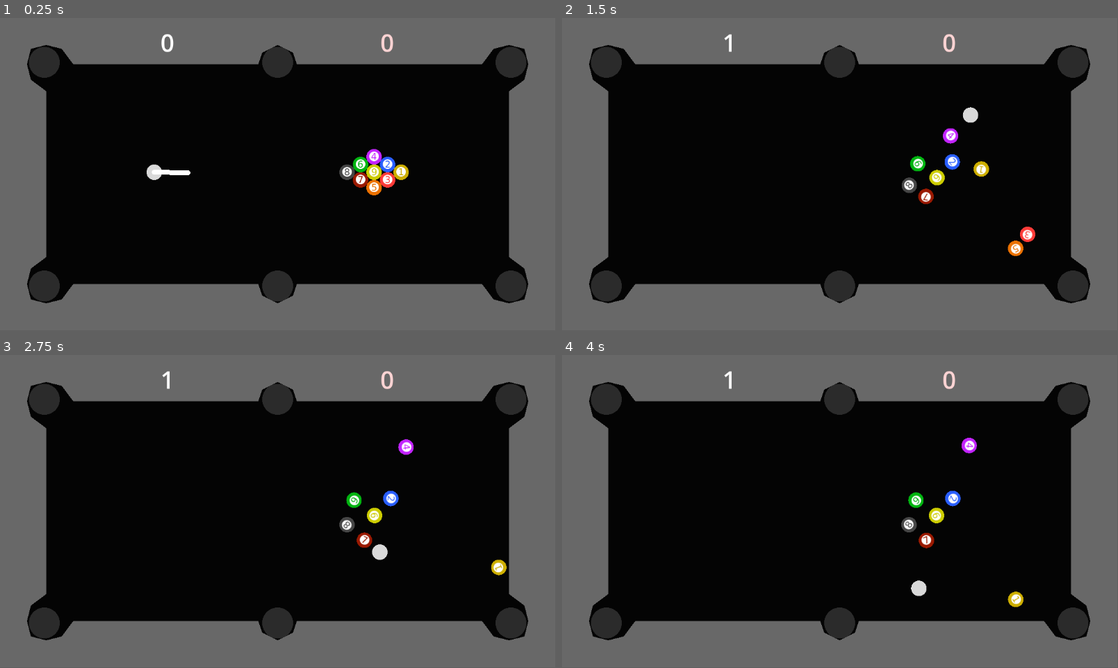
Above: before the commit, frames 1-4 (two rows, left to right).
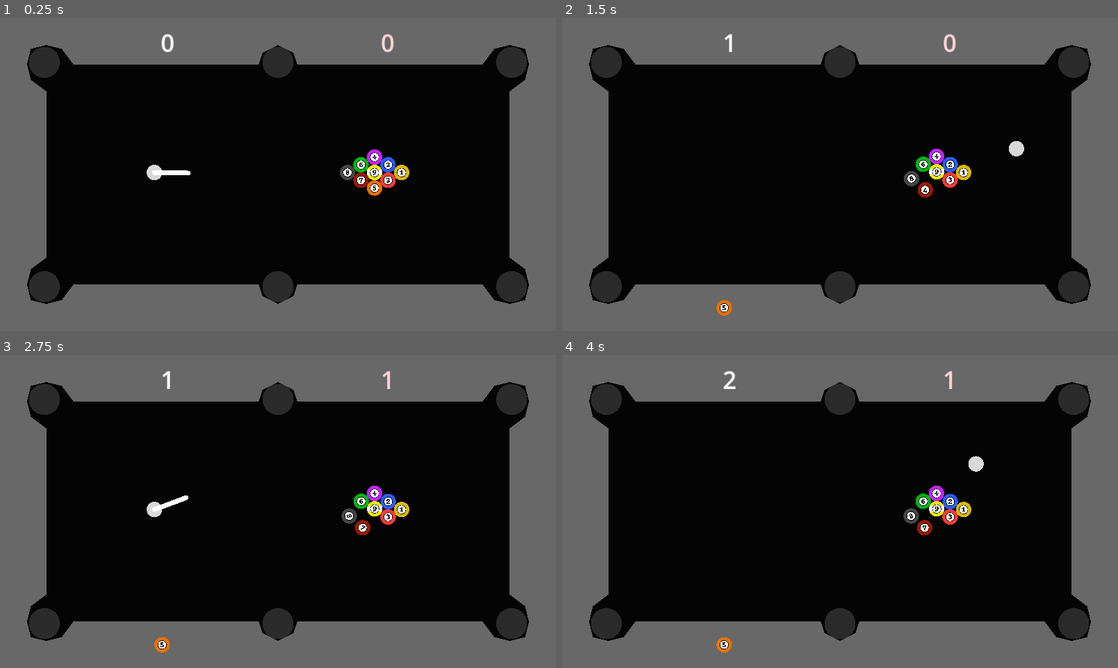
Above: after the commit, the same moments.

Repository: 8box-gd/pool-i-guess
Game: Godot game, scene res://root.tscn
Same seed, same stepped clock (60 frames per second), same inputs: the game is played once before the commit and once after it.
Inputs (mouse positions are in pixels of both pictures, inside the frame that each line leads up to):
- Up to frame 1 (0.25 s): no input
- Up to frame 2 (1.5 s): tap Enter at 0.5 s; move the mouse to (962, 158) at 0.52 s; click (962, 158) at 0.6 s; move the mouse to (728, 190) at 1.27 s; click (728, 190) at 1.35 s
- Up to frame 3 (2.75 s): move the mouse to (333, 442) at 2.02 s; click (333, 442) at 2.1 s
- Up to frame 4 (4 s): move the mouse to (812, 574) at 2.77 s; click (812, 574) at 2.85 s; move the mouse to (1006, 558) at 3.52 s; click (1006, 558) at 3.6 s
In our replay, the window is 799x449 before the commit and 800x450 after it. These sizes can differ from the game's own. Grey fills any space a smaller window leaves; there, only what the larger window draws over its background counts as a difference.

The runs differ from the first frame. In frame 1, 1.3% of the frame differs, in the area x 4-96%, y 5-92%; in frame 2, 2.5%, in the area x 4-96%, y 5-96%; in frame 3, 2.5%; in frame 4, 2.5%.

Commit message:
basically finished
pool ball sprites and some messing with physics

Diff:
--- a/normalball.gd
+++ b/normalball.gd
@@ -2,6 +2,8 @@
 
 @export var ball_ID = 0
 @export var brake_limit = 50.0
+@export var moving_damp = 0.5
+@export var brake_damp = 3.0
 
 var reset_point: Vector2 = Vector2.ZERO
 
@@ -30,11 +32,9 @@
 				emit_signal("sunk", ball_ID)
 
 	if linear_velocity.length() > brake_limit:
-		linear_damp = 0.5
-		#print("Not Damped")
+		linear_damp = moving_damp
 	else:
-		linear_damp = 3.0
-		#print("Damped")
+		linear_damp = brake_damp
 
 	if visible == false:
 		linear_damp = 10.0
--- a/poolballmaterial.tres
+++ b/poolballmaterial.tres
@@ -1,4 +1,4 @@
 [gd_resource type="PhysicsMaterial" format=3 uid="uid://bdp45weligtix"]
 
 [resource]
-bounce = 0.8
+bounce = 0.85
--- a/project.godot
+++ b/project.godot
@@ -13,7 +13,12 @@
 config/name="pool i guess"
 run/main_scene="res://root.tscn"
 config/features=PackedStringArray("4.2", "Forward Plus")
+run/max_fps=60
 config/icon="res://icon.svg"
+
+[display]
+
+window/stretch/mode="canvas_items"
 
 [input]
 
--- a/root.gd
+++ b/root.gd
@@ -5,6 +5,8 @@
 @export var brake_limit = 50.0
 @export var next_shot_limit = 10.0
 @export var max_mouse_dist = 100.0
+@export var moving_damp = 0.5
+@export var brake_damp = 3.0
 
 @onready var cueball = $"cueball root/cueball"
 @onready var guidepoint = $"cueball root/guidepoint"
@@ -23,6 +25,7 @@
 var game_over = false
 
 var ball_list = []
+var label_list = []
 # What a horrendous violation of DRY coding
 # I'll have to do the HeartBeast space shooter tutorial because it looks
 # like it teaches how to make more organized code
@@ -39,6 +42,13 @@
 	$NormalBalls/ball1, $NormalBalls/ball2, $NormalBalls/ball3,
 	$NormalBalls/ball4, $NormalBalls/ball5, $NormalBalls/ball6,
 	$NormalBalls/ball7, $NormalBalls/ball8, $NormalBalls/ball9]
+
+	label_list = [
+	$SunkBallDisplay/ballabel1, $SunkBallDisplay/ballabel2, $SunkBallDisplay/ballabel3,
+	$SunkBallDisplay/ballabel4, $SunkBallDisplay/ballabel5, $SunkBallDisplay/ballabel6,
+	$SunkBallDisplay/ballabel7, $SunkBallDisplay/ballabel8, $SunkBallDisplay/ballabel9]
+	for i in len(label_list):
+		label_list[i].visible = false
 
 	for i in len(ball_list):
 		ball_list[i].connect("sunk", on_ball_sunk)
@@ -92,10 +102,10 @@
 
 	# BRAKES
 	if cueball.linear_velocity.length() > brake_limit:
-		cueball.linear_damp = 0.5
+		cueball.linear_damp = moving_damp
 		cueball_slowed = false
 	else:
-		cueball.linear_damp = 3.0
+		cueball.linear_damp = brake_damp
 		cueball_slowed = true
 	if cueball.visible == false:
 		cueball.linear_damp = 10.0
@@ -144,12 +154,14 @@
 	balls_active = [true, true, true, true, true, true, true, true, true]
 	$Table/Polygon2D.color = Color(0.41, 0.41, 0.41)
 	$CenterLabel.text = ""
+	reset_sunk_display()
 	print("Table reset.")
 
 func on_ball_sunk(ID):
 	print("You sunk the ", ID, "-Ball!")
 	balls_active[ID-1] = false
 	sunk_this_turn.append(ID)
+	update_sunk_display()
 
 	# 9-BALL CHECK
 
@@ -172,12 +184,20 @@
 		scratch_count += 1
 		$ScratchLabel.text = str(scratch_count)
 		print("Scratch! Ball sunk out of order. Total scratches: ", scratch_count)
+		if stroke_number == 1:
+			scratch_count -= len(sunk_this_turn)
+			$ScratchLabel.text = str(scratch_count)
+			print("Actually not, since that was the break")
 		if sunk_this_turn.has(9):
 			if stroke_number == 1:
 				scratch_count -= 1
+				$ScratchLabel.text = str(scratch_count)
+				print("You got a 9-Break!")
 				victory()
 			else:
 				trigger_game_over()
+	if scratch_count < 1:
+		$ScratchLabel.text = "0"
 	sunk_this_turn.clear()
 
 func victory():
@@ -190,3 +210,11 @@
 	print("You sunk the 9 illegally. Game over.")
 	$Table/Polygon2D.color = Color(0.57, 0.33, 0.31)
 	$CenterLabel.text = "Game Over\nYou sunk the 9-ball\nillegally.\nPress R to restart"
+
+func update_sunk_display():
+	for i in len(label_list):
+		label_list[i].visible = not balls_active[i]
+
+func reset_sunk_display():
+	for i in len(label_list):
+		label_list[i].visible = false
--- a/root.tscn
+++ b/root.tscn
@@ -1,9 +1,18 @@
-[gd_scene load_steps=8 format=3 uid="uid://cysak54jo4at3"]
+[gd_scene load_steps=17 format=3 uid="uid://cysak54jo4at3"]
 
 [ext_resource type="PhysicsMaterial" uid="uid://bdp45weligtix" path="res://poolballmaterial.tres" id="1_n3dws"]
 [ext_resource type="Script" path="res://root.gd" id="1_vknud"]
 [ext_resource type="Script" path="res://normalball.gd" id="3_pqcnd"]
 [ext_resource type="Texture2D" uid="uid://br74yvsgdl1lh" path="res://srko.png" id="3_yhhcs"]
+[ext_resource type="Texture2D" uid="uid://cqr2obh00rx8g" path="res://BallLabels/Ball1.png" id="5_nx181"]
+[ext_resource type="Texture2D" uid="uid://kekb0i5popey" path="res://BallLabels/Ball2.png" id="6_dg31e"]
+[ext_resource type="Texture2D" uid="uid://bbh803q04r6ol" path="res://BallLabels/Ball3.png" id="7_1eu2k"]
+[ext_resource type="Texture2D" uid="uid://k1qiu30j7mhf" path="res://BallLabels/Ball4.png" id="8_55ghd"]
+[ext_resource type="Texture2D" uid="uid://bpvf41um4d5x8" path="res://BallLabels/Ball5.png" id="9_1ux2p"]
+[ext_resource type="Texture2D" uid="uid://dp01tuqwncyej" path="res://BallLabels/Ball6.png" id="10_mniko"]
+[ext_resource type="Texture2D" uid="uid://qfw6a6jndisv" path="res://BallLabels/Ball7.png" id="11_ddcnc"]
+[ext_resource type="Texture2D" uid="uid://vw4fd8pcn6d7" path="res://BallLabels/Ball8.png" id="12_36a7t"]
+[ext_resource type="Texture2D" uid="uid://d0wiiheliu27d" path="res://BallLabels/Ball9.png" id="13_owb1g"]
 
 [sub_resource type="PhysicsMaterial" id="PhysicsMaterial_5x4fs"]
 bounce = 0.1
@@ -16,7 +25,8 @@
 
 [node name="root" type="Node2D"]
 script = ExtResource("1_vknud")
-cue_force = 1500.0
+cue_force = 1800.0
+moving_damp = 0.4
 
 [node name="Table" type="StaticBody2D" parent="."]
 physics_material_override = SubResource("PhysicsMaterial_5x4fs")
@@ -74,27 +84,17 @@
 linear_damp = 0.5
 script = ExtResource("3_pqcnd")
 ball_ID = 1
+moving_damp = 0.4
 metadata/_edit_group_ = true
 
 [node name="Sprite2D" type="Sprite2D" parent="NormalBalls/ball1"]
-modulate = Color(0.803922, 0.682353, 0, 1)
-scale = Vector2(0.0444445, 0.0444445)
-texture = ExtResource("3_yhhcs")
+scale = Vector2(0.0444445, 0.0444445)
+texture = ExtResource("5_nx181")
 
 [node name="CollisionShape2D" type="CollisionShape2D" parent="NormalBalls/ball1"]
+visible = false
 shape = SubResource("CircleShape2D_v10cv")
 debug_color = Color(0.803922, 0.682353, 0, 0.419608)
-
-[node name="Label" type="Label" parent="NormalBalls/ball1"]
-offset_left = -20.0
-offset_top = -17.0
-offset_right = 20.0
-offset_bottom = 17.0
-theme_override_font_sizes/font_size = 24
-text = "➊"
-horizontal_alignment = 1
-vertical_alignment = 1
-autowrap_mode = 1
 
 [node name="ball2" type="RigidBody2D" parent="NormalBalls"]
 position = Vector2(804, 304)
@@ -103,27 +103,17 @@
 linear_damp = 0.5
 script = ExtResource("3_pqcnd")
 ball_ID = 2
+moving_damp = 0.4
 metadata/_edit_group_ = true
 
 [node name="Sprite2D" type="Sprite2D" parent="NormalBalls/ball2"]
-modulate = Color(0.160784, 0.368627, 1, 1)
-scale = Vector2(0.0444445, 0.0444445)
-texture = ExtResource("3_yhhcs")
+scale = Vector2(0.0444445, 0.0444445)
+texture = ExtResource("6_dg31e")
 
 [node name="CollisionShape2D" type="CollisionShape2D" parent="NormalBalls/ball2"]
+visible = false
 shape = SubResource("CircleShape2D_v10cv")
 debug_color = Color(0.286275, 0.486275, 1, 0.419608)
-
-[node name="Label" type="Label" parent="NormalBalls/ball2"]
-offset_left = -20.0
-offset_top = -17.0
-offset_right = 20.0
-offset_bottom = 17.0
-theme_override_font_sizes/font_size = 24
-text = "➋"
-horizontal_alignment = 1
-vertical_alignment = 1
-autowrap_mode = 1
 
 [node name="ball3" type="RigidBody2D" parent="NormalBalls"]
 position = Vector2(804, 336)
@@ -132,27 +122,17 @@
 linear_damp = 0.5
 script = ExtResource("3_pqcnd")
 ball_ID = 3
+moving_damp = 0.4
 metadata/_edit_group_ = true
 
 [node name="Sprite2D" type="Sprite2D" parent="NormalBalls/ball3"]
-modulate = Color(1, 0.231373, 0.219608, 1)
-scale = Vector2(0.0444445, 0.0444445)
-texture = ExtResource("3_yhhcs")
+scale = Vector2(0.0444445, 0.0444445)
+texture = ExtResource("7_1eu2k")
 
 [node name="CollisionShape2D" type="CollisionShape2D" parent="NormalBalls/ball3"]
+visible = false
 shape = SubResource("CircleShape2D_v10cv")
 debug_color = Color(1, 0.231373, 0.219608, 0.419608)
-
-[node name="Label" type="Label" parent="NormalBalls/ball3"]
-offset_left = -20.0
-offset_top = -17.0
-offset_right = 20.0
-offset_bottom = 17.0
-theme_override_font_sizes/font_size = 24
-text = "➌"
-horizontal_alignment = 1
-vertical_alignment = 1
-autowrap_mode = 1
 
 [node name="ball4" type="RigidBody2D" parent="NormalBalls"]
 position = Vector2(776, 288)
@@ -161,27 +141,17 @@
 linear_damp = 0.5
 script = ExtResource("3_pqcnd")
 ball_ID = 4
+moving_damp = 0.4
 metadata/_edit_group_ = true
 
 [node name="Sprite2D" type="Sprite2D" parent="NormalBalls/ball4"]
-modulate = Color(0.760784, 0.137255, 1, 1)
-scale = Vector2(0.0444445, 0.0444445)
-texture = ExtResource("3_yhhcs")
+scale = Vector2(0.0444445, 0.0444445)
+texture = ExtResource("8_55ghd")
 
 [node name="CollisionShape2D" type="CollisionShape2D" parent="NormalBalls/ball4"]
+visible = false
 shape = SubResource("CircleShape2D_v10cv")
 debug_color = Color(0.760784, 0.137255, 1, 0.419608)
-
-[node name="Label" type="Label" parent="NormalBalls/ball4"]
-offset_left = -20.0
-offset_top = -17.0
-offset_right = 20.0
-offset_bottom = 17.0
-theme_override_font_sizes/font_size = 24
-text = "➍"
-horizontal_alignment = 1
-vertical_alignment = 1
-autowrap_mode = 1
 
 [node name="ball5" type="RigidBody2D" parent="NormalBalls"]
 position = Vector2(776, 352)
@@ -190,27 +160,17 @@
 linear_damp = 0.5
 script = ExtResource("3_pqcnd")
 ball_ID = 5
+moving_damp = 0.4
 metadata/_edit_group_ = true
 
 [node name="Sprite2D" type="Sprite2D" parent="NormalBalls/ball5"]
-modulate = Color(0.921569, 0.443137, 0, 1)
-scale = Vector2(0.0444445, 0.0444445)
-texture = ExtResource("3_yhhcs")
+scale = Vector2(0.0444445, 0.0444445)
+texture = ExtResource("9_1ux2p")
 
 [node name="CollisionShape2D" type="CollisionShape2D" parent="NormalBalls/ball5"]
+visible = false
 shape = SubResource("CircleShape2D_v10cv")
 debug_color = Color(0.811765, 0.392157, 0, 0.419608)
-
-[node name="Label" type="Label" parent="NormalBalls/ball5"]
-offset_left = -20.0
-offset_top = -17.0
-offset_right = 20.0
-offset_bottom = 17.0
-theme_override_font_sizes/font_size = 24
-text = "➎"
-horizontal_alignment = 1
-vertical_alignment = 1
-autowrap_mode = 1
 
 [node name="ball6" type="RigidBody2D" parent="NormalBalls"]
 position = Vector2(748, 304)
@@ -219,27 +179,17 @@
 linear_damp = 0.5
 script = ExtResource("3_pqcnd")
 ball_ID = 6
+moving_damp = 0.4
 metadata/_edit_group_ = true
 
 [node name="Sprite2D" type="Sprite2D" parent="NormalBalls/ball6"]
-modulate = Color(0, 0.705882, 0.0627451, 1)
-scale = Vector2(0.0444445, 0.0444445)
-texture = ExtResource("3_yhhcs")
+scale = Vector2(0.0444445, 0.0444445)
+texture = ExtResource("10_mniko")
 
 [node name="CollisionShape2D" type="CollisionShape2D" parent="NormalBalls/ball6"]
+visible = false
 shape = SubResource("CircleShape2D_v10cv")
 debug_color = Color(0, 0.643137, 0.0627451, 0.419608)
-
-[node name="Label" type="Label" parent="NormalBalls/ball6"]
-offset_left = -20.0
-offset_top = -17.0
-offset_right = 20.0
-offset_bottom = 17.0
-theme_override_font_sizes/font_size = 24
-text = "➏"
-horizontal_alignment = 1
-vertical_alignment = 1
-autowrap_mode = 1
 
 [node name="ball7" type="RigidBody2D" parent="NormalBalls"]
 position = Vector2(748, 336)
@@ -248,27 +198,17 @@
 linear_damp = 0.5
 script = ExtResource("3_pqcnd")
 ball_ID = 7
+moving_damp = 0.4
 metadata/_edit_group_ = true
 
 [node name="Sprite2D" type="Sprite2D" parent="NormalBalls/ball7"]
-modulate = Color(0.603922, 0.0980392, 0, 1)
-scale = Vector2(0.0444445, 0.0444445)
-texture = ExtResource("3_yhhcs")
+scale = Vector2(0.0444445, 0.0444445)
+texture = ExtResource("11_ddcnc")
 
 [node name="CollisionShape2D" type="CollisionShape2D" parent="NormalBalls/ball7"]
+visible = false
 shape = SubResource("CircleShape2D_v10cv")
 debug_color = Color(0.603922, 0.0980392, 0, 0.419608)
-
-[node name="Label" type="Label" parent="NormalBalls/ball7"]
-offset_left = -20.0
-offset_top = -17.0
-offset_right = 20.0
-offset_bottom = 17.0
-theme_override_font_sizes/font_size = 24
-text = "➐"
-horizontal_alignment = 1
-vertical_alignment = 1
-autowrap_mode = 1
 
 [node name="ball8" type="RigidBody2D" parent="NormalBalls"]
 position = Vector2(720, 320)
@@ -277,29 +217,18 @@
 linear_damp = 0.5
 script = ExtResource("3_pqcnd")
 ball_ID = 8
+moving_damp = 0.4
 metadata/_edit_group_ = true
 
 [node name="Sprite2D" type="Sprite2D" parent="NormalBalls/ball8"]
-modulate = Color(0.270588, 0.270588, 0.270588, 1)
-scale = Vector2(0.0444445, 0.0444445)
-texture = ExtResource("3_yhhcs")
+scale = Vector2(0.0444445, 0.0444445)
+texture = ExtResource("12_36a7t")
 
 [node name="CollisionShape2D" type="CollisionShape2D" parent="NormalBalls/ball8"]
 visible = false
 modulate = Color(0.396078, 0.396078, 0.396078, 0.988235)
 shape = SubResource("CircleShape2D_v10cv")
 debug_color = Color(0.396078, 0.396078, 0.396078, 0.419608)
-
-[node name="Label" type="Label" parent="NormalBalls/ball8"]
-offset_left = -20.0
-offset_top = -17.0
-offset_right = 20.0
-offset_bottom = 17.0
-theme_override_font_sizes/font_size = 24
-text = "➑"
-horizontal_alignment = 1
-vertical_alignment = 1
-autowrap_mode = 1
 
 [node name="ball9" type="RigidBody2D" parent="NormalBalls"]
 position = Vector2(776, 320)
@@ -308,27 +237,17 @@
 linear_damp = 0.5
 script = ExtResource("3_pqcnd")
 ball_ID = 9
+moving_damp = 0.4
 metadata/_edit_group_ = true
 
 [node name="Sprite2D" type="Sprite2D" parent="NormalBalls/ball9"]
-modulate = Color(0.8, 0.8, 0, 1)
-scale = Vector2(0.0444445, 0.0444445)
-texture = ExtResource("3_yhhcs")
+scale = Vector2(0.0444445, 0.0444445)
+texture = ExtResource("13_owb1g")
 
 [node name="CollisionShape2D" type="CollisionShape2D" parent="NormalBalls/ball9"]
+visible = false
 shape = SubResource("CircleShape2D_v10cv")
 debug_color = Color(1, 1, 0, 0.419608)
-
-[node name="Label" type="Label" parent="NormalBalls/ball9"]
-offset_left = -20.0
-offset_top = -17.0
-offset_right = 20.0
-offset_bottom = 17.0
-theme_override_font_sizes/font_size = 24
-text = "➒"
-horizontal_alignment = 1
-vertical_alignment = 1
-autowrap_mode = 1
 
 [node name="Pockets" type="Node2D" parent="."]
 metadata/_edit_lock_ = true
@@ -452,6 +371,53 @@
 vertical_alignment = 1
 metadata/_edit_lock_ = true
 
+[node name="SunkBallDisplay" type="Node2D" parent="."]
+
+[node name="ballabel1" type="Sprite2D" parent="SunkBallDisplay"]
+position = Vector2(176, 600)
+scale = Vector2(0.0444445, 0.0444445)
+texture = ExtResource("5_nx181")
+
+[node name="ballabel2" type="Sprite2D" parent="SunkBallDisplay"]
+position = Vector2(216, 600)
+scale = Vector2(0.0444445, 0.0444445)
+texture = ExtResource("6_dg31e")
+
+[node name="ballabel3" type="Sprite2D" parent="SunkBallDisplay"]
+position = Vector2(256, 600)
+scale = Vector2(0.0444445, 0.0444445)
+texture = ExtResource("7_1eu2k")
+
+[node name="ballabel4" type="Sprite2D" parent="SunkBallDisplay"]
+position = Vector2(296, 600)
+scale = Vector2(0.0444445, 0.0444445)
+texture = ExtResource("8_55ghd")
+
+[node name="ballabel5" type="Sprite2D" parent="SunkBallDisplay"]
+position = Vector2(336, 600)
+scale = Vector2(0.0444445, 0.0444445)
+texture = ExtResource("9_1ux2p")
+
+[node name="ballabel6" type="Sprite2D" parent="SunkBallDisplay"]
+position = Vector2(376, 600)
+scale = Vector2(0.0444445, 0.0444445)
+texture = ExtResource("10_mniko")
+
+[node name="ballabel7" type="Sprite2D" parent="SunkBallDisplay"]
+position = Vector2(416, 600)
+scale = Vector2(0.0444445, 0.0444445)
+texture = ExtResource("11_ddcnc")
+
+[node name="ballabel8" type="Sprite2D" parent="SunkBallDisplay"]
+position = Vector2(456, 600)
+scale = Vector2(0.0444445, 0.0444445)
+texture = ExtResource("12_36a7t")
+
+[node name="ballabel9" type="Sprite2D" parent="SunkBallDisplay"]
+position = Vector2(496, 600)
+scale = Vector2(0.0444445, 0.0444445)
+texture = ExtResource("13_owb1g")
+
 [connection signal="reset_table" from="." to="NormalBalls/ball1" method="_on_root_reset_table"]
 [connection signal="reset_table" from="." to="NormalBalls/ball2" method="_on_root_reset_table"]
 [connection signal="reset_table" from="." to="NormalBalls/ball3" method="_on_root_reset_table"]
Binary file added: BallLabels/Ball1.png
Not shown, added: BallLabels/Ball1.png.import
Binary file added: BallLabels/Ball2.png
Not shown, added: BallLabels/Ball2.png.import
Binary file added: BallLabels/Ball3.png
Not shown, added: BallLabels/Ball3.png.import
Binary file added: BallLabels/Ball4.png
Not shown, added: BallLabels/Ball4.png.import
Binary file added: BallLabels/Ball5.png
Not shown, added: BallLabels/Ball5.png.import
Binary file added: BallLabels/Ball6.png
Not shown, added: BallLabels/Ball6.png.import
(and 8 more such lines)
